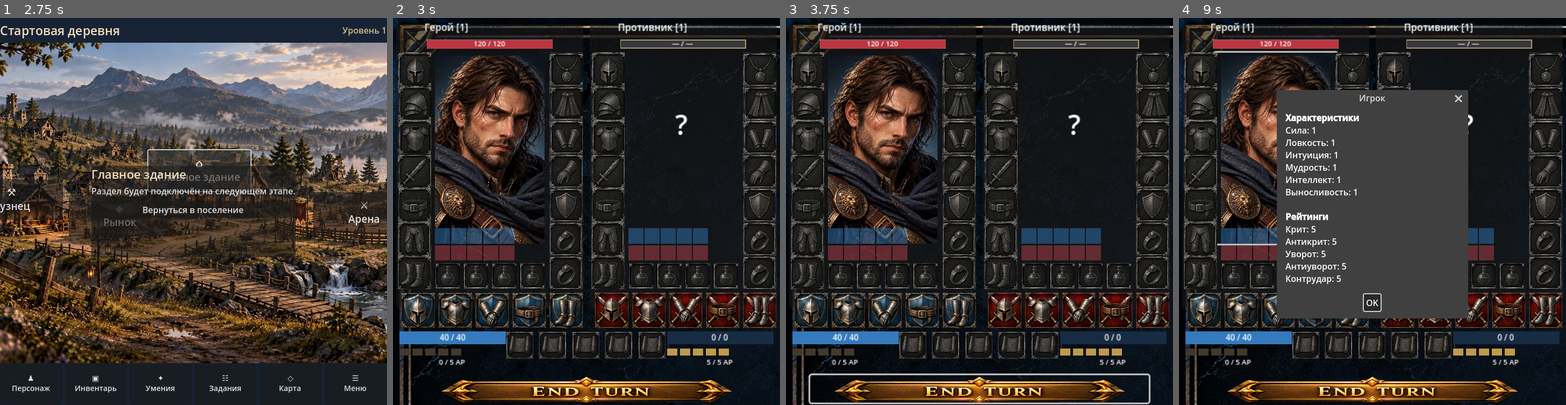
Above: before the commit, frames 1-4 (left to right).
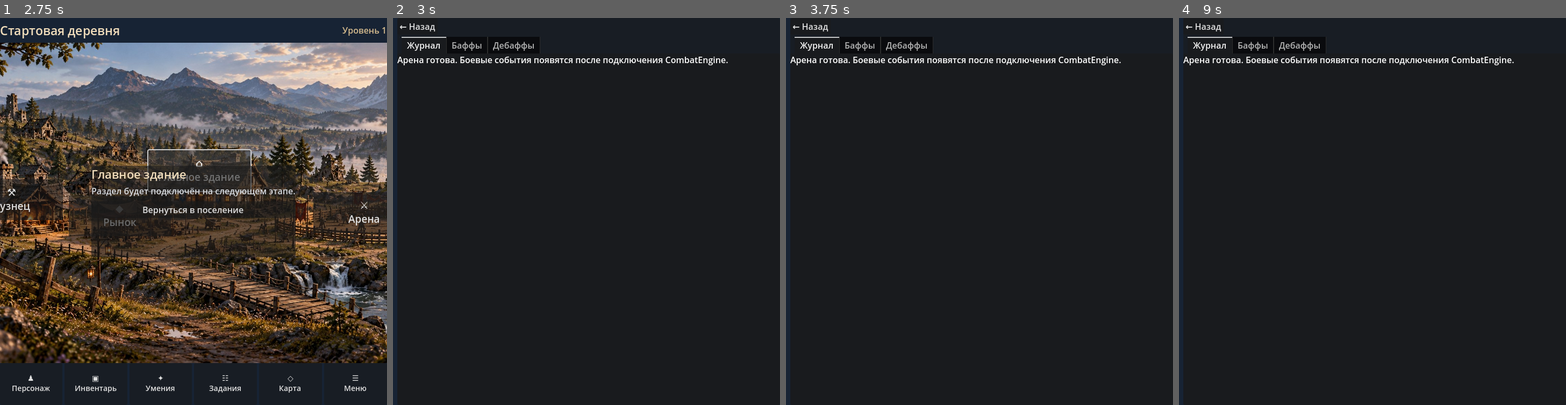
Above: after the commit, the same moments.

Repository: Archoniou1987/Battle-of-Artheon
Game: Godot game, scene res://scenes/main/main.tscn
The game is run twice, just before and just after one commit, with the same random seed, the same clock (stepped at 60 frames per second) and the same inputs.
Inputs (mouse positions are in pixels of both pictures, inside the frame that each line leads up to):
- Up to frame 1 (2.75 s): click "⚒ Кузнец" at 0.5 s; click "◆ Рынок" at 1.25 s; click "⌂ Главное здание" at 2 s
- Up to frame 2 (3 s): click "⚔ Арена" at 2.75 s
- Up to frame 3 (3.75 s): click "♟ Персонаж" at 3.5 s
- Up to frame 4 (9 s): click "▣ Инвентарь" at 4.25 s; click "✦ Умения" at 5 s; click "☷ Задания" at 5.75 s; click "◇ Карта" at 6.5 s; click "☰ Меню" at 7.25 s; click "Вернуться в поселение" at 8 s; click (1275, 149) at 8.77 s

Frame 1 is identical in both runs. In frame 2, 37% of the frame differs, in the area x 0-100%, y 0-100%; in frame 3, 38%; in frame 4, 56%.

Commit message:
Keep arena 480-square scalable, preserve End Turn artwork aspect, and separate resource panels from ABI

Diff:
--- a/ui/arena/arena_screen.gd
+++ b/ui/arena/arena_screen.gd
@@ -44,6 +44,7 @@
 var square_content: Control
 var log_view: RichTextLabel
 var round_button: Button
+var round_button_art: TextureRect
 var defense_zone := "chest"
 var defense_capacity := 1
 var defense_start := 1
@@ -101,7 +102,8 @@
 	square_host.clip_contents = true
 	layout.add_child(square_host)
 	square_content = Control.new()
-	square_content.custom_minimum_size = Vector2(480, 480)
+	square_content.size = Vector2(480, 480)
+	square_content.mouse_filter = Control.MOUSE_FILTER_PASS
 	square_host.add_child(square_content)
 	_build_square()
 	var log_panel := PanelContainer.new()
@@ -178,8 +180,8 @@
 	_build_fighter(Vector2(4, 8), true)
 	_build_fighter(Vector2(244, 8), false)
 	var abilities := HBoxContainer.new()
-	abilities.position = Vector2(140, 389)
-	abilities.add_theme_constant_override("separation", 7)
+	abilities.position = Vector2(144, 389)
+	abilities.add_theme_constant_override("separation", 4)
 	square_content.add_child(abilities)
 	for index in range(5):
 		var button := Button.new()
@@ -198,11 +200,21 @@
 	_build_resource_display(false)
 	round_button = Button.new()
 	round_button.text = "ПРОВЕСТИ РАУНД"
-	round_button.position = Vector2(30, 443)
-	round_button.custom_minimum_size = Vector2(420, 34)
+	round_button.position = Vector2(90, 438)
+	round_button.custom_minimum_size = Vector2(300, 42)
 	round_button.disabled = true # No fake rounds: wait for CombatCommandApi integration.
 	round_button.tooltip_text = "Подключение CombatCommandApi — следующий этап"
 	square_content.add_child(round_button)
+	var invisible_button_style := StyleBoxEmpty.new()
+	for button_state in ["normal", "hover", "pressed", "disabled", "hover_pressed"]:
+		round_button.add_theme_stylebox_override(button_state, invisible_button_style)
+	round_button_art = TextureRect.new()
+	round_button_art.position = round_button.position
+	round_button_art.size = Vector2(300, 42)
+	round_button_art.expand_mode = TextureRect.EXPAND_IGNORE_SIZE
+	round_button_art.stretch_mode = TextureRect.STRETCH_KEEP_ASPECT_CENTERED
+	round_button_art.mouse_filter = Control.MOUSE_FILTER_IGNORE
+	square_content.add_child(round_button_art)
 	# Cosmetic END TURN skins; the first skin is the default.
 	# Until the transparent PNGs are uploaded, keep the original button.
 	_apply_end_turn_skin(1)
@@ -230,10 +242,8 @@
 	texture.atlas = end_turn_atlas
 	texture.region = Rect2((index % 2) * cell_width, floori(float(index) / 2.0) * cell_height, cell_width, cell_height)
 	texture.filter_clip = true
-	var style := StyleBoxTexture.new()
-	style.texture = texture
-	for state in ["normal", "hover", "pressed", "disabled", "hover_pressed"]:
-		round_button.add_theme_stylebox_override(state, style)
+	if round_button_art != null:
+		round_button_art.texture = texture
 	round_button.text = "" # END TURN is baked into the atlas artwork.
 	round_button.tooltip_text = "END TURN · скин %d" % selected_id
 
@@ -570,12 +580,12 @@
 func _build_resource_display(is_player: bool) -> void:
 	var key := "player" if is_player else "enemy"
 	var host := Control.new()
-	host.position = Vector2(8 if is_player else 340, 389)
-	host.custom_minimum_size = Vector2(132, 47)
+	host.position = Vector2(12 if is_player else 344, 389)
+	host.custom_minimum_size = Vector2(124, 47)
 	square_content.add_child(host)
 	var mana := ProgressBar.new()
 	mana.position = Vector2.ZERO
-	mana.custom_minimum_size = Vector2(132, 16)
+	mana.custom_minimum_size = Vector2(124, 16)
 	mana.show_percentage = false
 	var bg := StyleBoxFlat.new()
 	bg.bg_color = Color("#172b43")
@@ -603,7 +613,7 @@
 		segments.append(segment)
 	var ap_text := Label.new()
 	ap_text.position = Vector2(0, 31)
-	ap_text.custom_minimum_size = Vector2(132, 14)
+	ap_text.custom_minimum_size = Vector2(124, 14)
 	ap_text.horizontal_alignment = HORIZONTAL_ALIGNMENT_CENTER
 	ap_text.add_theme_font_size_override("font_size", 9)
 	host.add_child(ap_text)
@@ -635,7 +645,9 @@
 	var portrait := size.y > size.x
 	layout.vertical = portrait
 	var edge := maxf(1.0, minf(size.x, size.y))
-	square_host.custom_minimum_size = Vector2(edge, edge)
+	square_host.custom_minimum_size = Vector2.ZERO
+	square_host.size = Vector2(edge, edge)
+	square_content.size = Vector2(480, 480)
 	square_host.size_flags_horizontal = Control.SIZE_SHRINK_CENTER
 	square_host.size_flags_vertical = Control.SIZE_SHRINK_BEGIN
 	square_content.scale = Vector2.ONE * (edge / 480.0)
